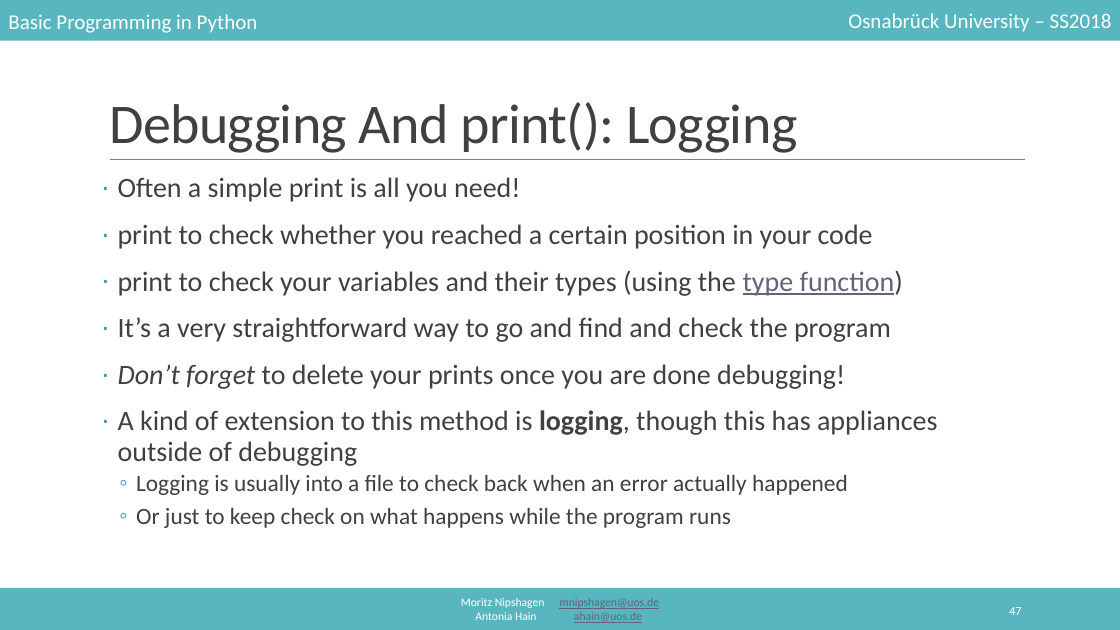
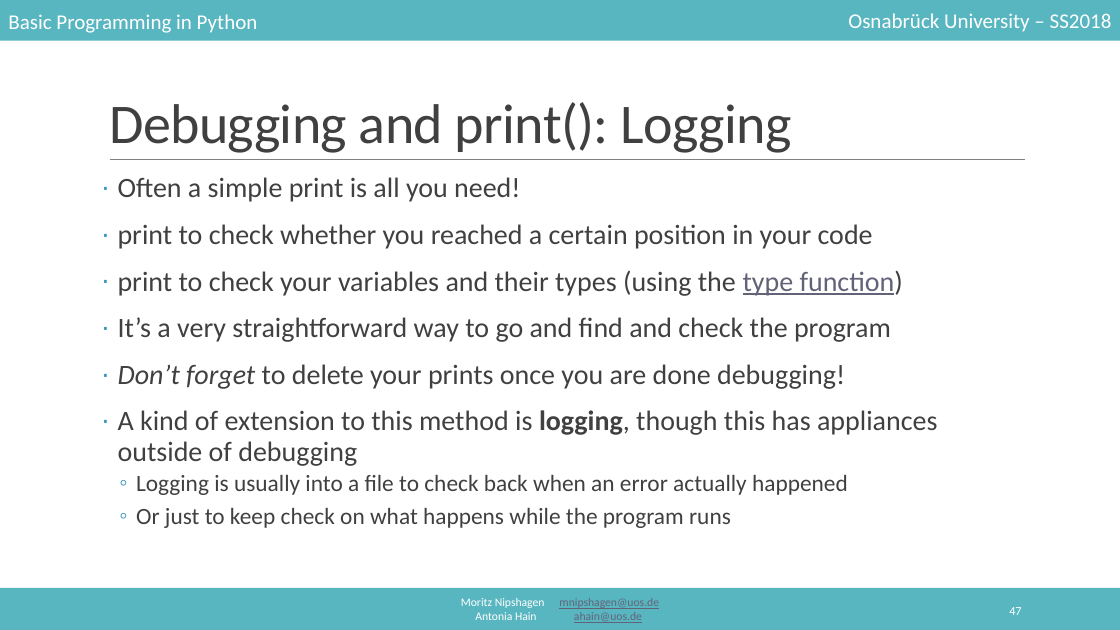
Before and after one commit to mnipshagen/monty, a slide deck: slide 47 of 2018/07/07_Debugging_errors_and_strategies.pptx. Drawn at 1120x630 pixels with LibreOffice and Linux fonts; fonts in the diff are those of the drawing. Boxes give left, top, right and bottom in pixels: in the first picture for what was removed or moved away, otherwise in the second. Text is boxed around its words. In the diff, an @@ line names an element or a change of style, - is before the commit and + after.

```diff
--- a/2018/07/07_Debugging_errors_and_strategies.pptx
+++ b/2018/07/07_Debugging_errors_and_strategies.pptx
@@ title at (109,102,791,153): text changed @@
-Debugging And print(): Logging
+Debugging and print(): Logging
```
Also in this commit, not shown: 10 other slides changed, 6 slides added, 1 slide removed, 5 other files.
